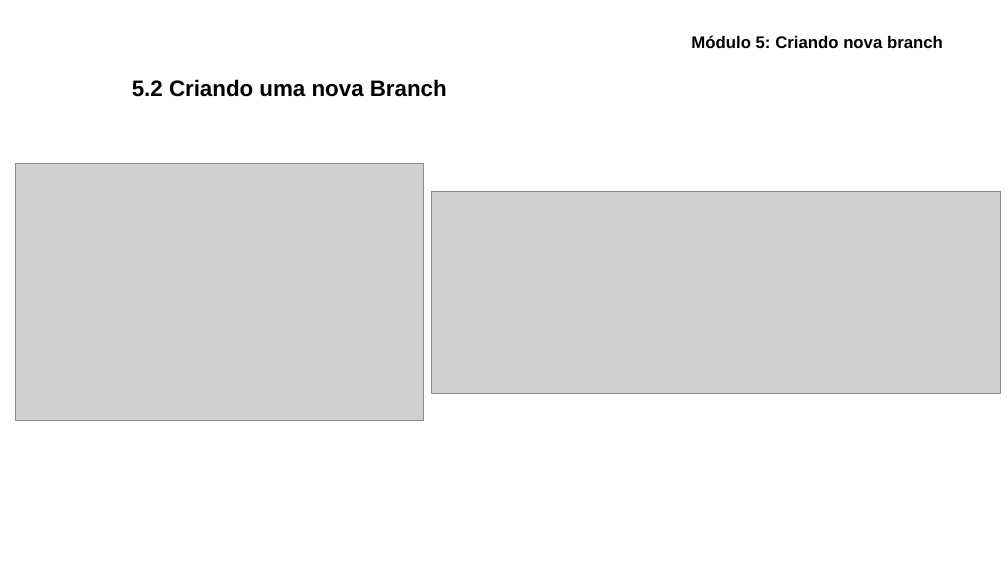
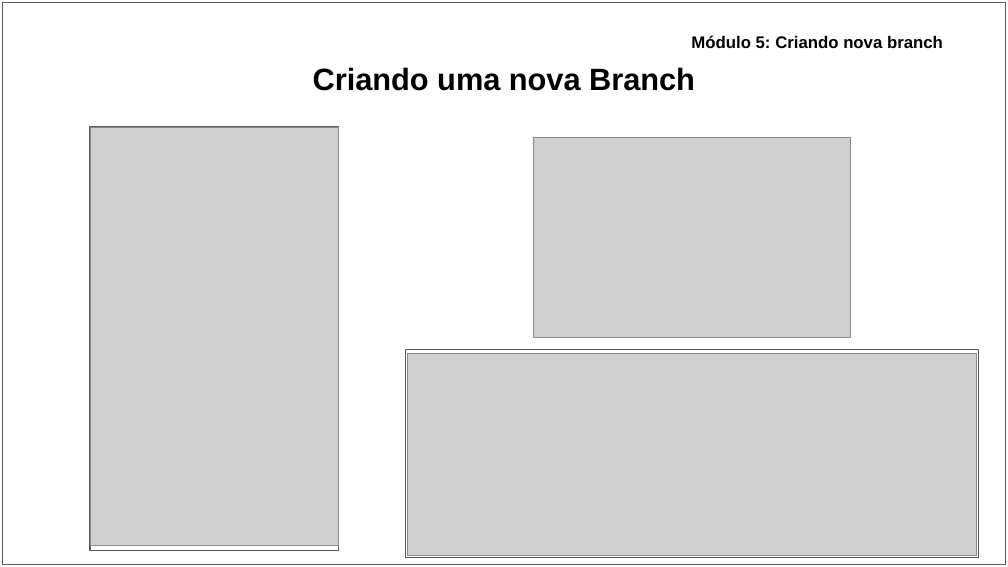
Before and after one commit to ryancunha13/Curso-Git-02, a slide deck: slide 23 of Materiais didáticos/Apresentação - Curso de Git_GitHub.pptx (slide 22 before the commit). Drawn at 1008x567 pixels with LibreOffice and Linux fonts; fonts in the diff are those of the drawing; grey boxes stand for pictures. Boxes give left, top, right and bottom in pixels: in the first picture for what was removed or moved away, otherwise in the second. Text is boxed around its words. In the diff, an @@ line names an element or a change of style, - is before the commit and + after.

```diff
--- a/Materiais didáticos/Apresentação - Curso de Git_GitHub.pptx
+++ b/Materiais didáticos/Apresentação - Curso de Git_GitHub.pptx
@@ rectangle added at (2, 2, 1006, 564), fill #FFFFFF, outline #595959 0.75 pt @@
@@ title at (313, 67, 695, 91): text changed; size 16 to 22 pt @@
-5.2 Criando uma nova Branch
+Criando uma nova Branch
@@ rectangle added at (90, 127, 339, 550), fill #FFFFFF, outline #595959 0.75 pt @@
@@ picture added at (91, 127, 339, 545) @@
@@ picture: place and size @@
-picture at (16, 163, 424, 420)
+picture at (533, 138, 851, 338)
@@ rectangle added at (405, 350, 979, 557), fill #FFFFFF, outline #595959 0.75 pt @@
@@ picture: place and size @@
-picture at (431, 192, 1001, 394)
+picture at (407, 354, 977, 556)
```
Also in this commit, not shown: 38 other slides changed, 2 slides added, 3 other files.
